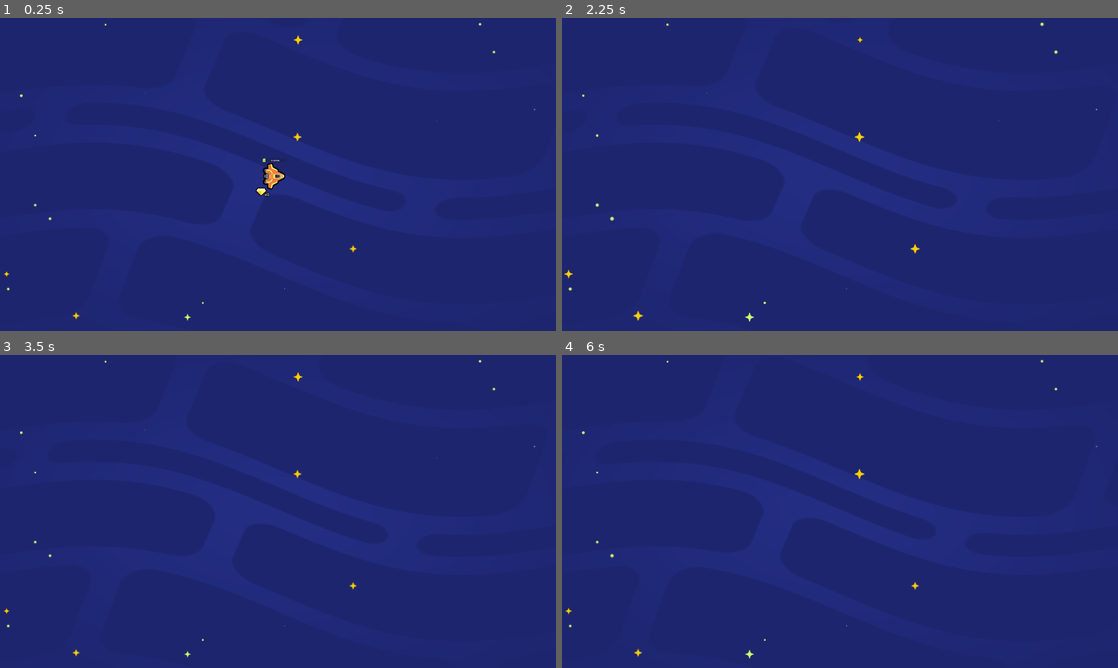
Above: before the commit, frames 1-4 (two rows, left to right).
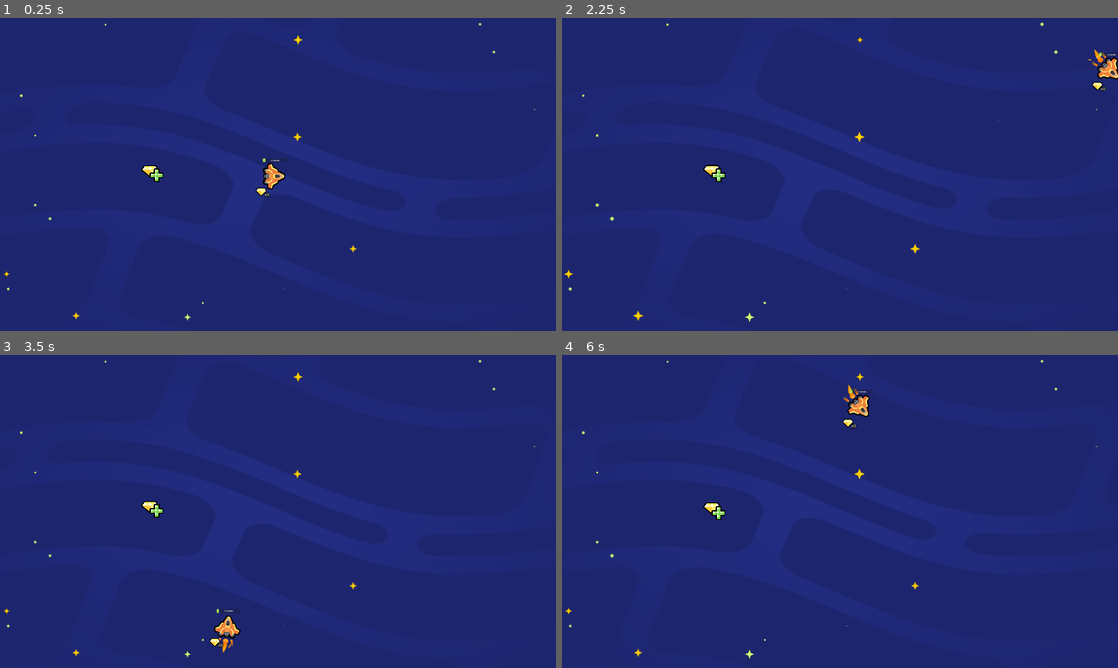
Above: after the commit, the same moments.

Repository: 0Nott/2d-GameDev-Course
Game: Godot game, scene res://lessons/space_level.tscn
Two runs of this game, one before a commit and one after it. Both use one fixed random seed, a clock stepped at 60 frames per second and the inputs below.
Inputs:
- Up to frame 1 (0.25 s): no input
- Up to frame 2 (2.25 s): hold D (move_right) 0.53-1.28 s; hold S (move_down) 1.28-2.03 s; hold D (move_right) from 2.03 s (still down)
- Up to frame 3 (3.5 s): release D (move_right) at 2.78 s; hold W (move_up) from 2.78 s (still down)
- Up to frame 4 (6 s): release W (move_up) at 3.53 s; hold A (move_left) 3.53-5.03 s; hold S (move_down) 5.03-5.78 s; hold D (move_right) from 5.78 s (still down)

The runs differ from the first frame. In frame 1, 0.1% of the frame differs, in the area x 25-30%, y 47-53%; in frame 2, 0.5%; in frame 3, 0.5%, in the area x 25-44%, y 46-96%; in frame 4, 0.5%.

Commit message:
finished m5 besides L7 ((item not spawning randomly)

Diff:
--- a/05.loot_it_all_workbook/lessons/Gem.tscn
+++ b/05.loot_it_all_workbook/lessons/Gem.tscn
@@ -7,6 +7,7 @@
 radius = 31.0
 
 [node name="Gem" type="Area2D" groups=["Gem"]]
+collision_layer = 2
 script = ExtResource("1_oqx6n")
 
 [node name="Sprite2D" type="Sprite2D" parent="."]
--- a/05.loot_it_all_workbook/lessons/Item.gd
+++ b/05.loot_it_all_workbook/lessons/Item.gd
@@ -3,6 +3,18 @@
 
 func _ready() -> void:
 	area_entered.connect(_on_area_entered)
+	play_floating_animation()
+
+
+func play_floating_animation() -> void:
+	var tween := create_tween()
+	tween.set_trans(Tween.TRANS_SINE)
+	var sprite_2d := get_node("Sprite2D")
+	var position_offset := Vector2(0.0, 4.0)
+	var duration = randf_range(0.8, 1.2)
+	tween.tween_property(sprite_2d, "position", position_offset, duration)
+	tween.tween_property(sprite_2d, "position",  -1.0 * position_offset, duration)
+	tween.set_loops()
 
 func _process(delta):
 	pass
--- a/05.loot_it_all_workbook/lessons/health_pack.tscn
+++ b/05.loot_it_all_workbook/lessons/health_pack.tscn
@@ -7,6 +7,7 @@
 radius = 25.0
 
 [node name="HealthPack" type="Area2D" groups=["Healing_item"]]
+collision_layer = 2
 script = ExtResource("1_fc7i7")
 
 [node name="Sprite2D" type="Sprite2D" parent="."]
--- a/05.loot_it_all_workbook/lessons/ship.gd
+++ b/05.loot_it_all_workbook/lessons/ship.gd
@@ -29,6 +29,10 @@
 	if velocity.length() > 0.0:
 		get_node("Sprite2D").rotation = velocity.angle()
 
+	var viewport_size := get_viewport_rect().size
+	position.x = wrapf(position.x, 0, viewport_size.x)
+	position.y = wrapf(position.y, 0, viewport_size.y)
+
 
 func set_gem_count(new_gem_count: int) -> void:
 	gem_count = new_gem_count
--- a/05.loot_it_all_workbook/lessons/ship.tscn
+++ b/05.loot_it_all_workbook/lessons/ship.tscn
@@ -22,6 +22,7 @@
 outline_color = Color(0, 0, 0, 1)
 
 [node name="Ship" type="Area2D"]
+collision_mask = 2
 script = ExtResource("4_p1sls")
 
 [node name="Sprite2D" type="Sprite2D" parent="."]
--- a/05.loot_it_all_workbook/lessons/space_level.tscn
+++ b/05.loot_it_all_workbook/lessons/space_level.tscn
@@ -1,8 +1,10 @@
-[gd_scene load_steps=4 format=3 uid="uid://btkjymc78ap8d"]
+[gd_scene load_steps=6 format=3 uid="uid://btkjymc78ap8d"]
 
 [ext_resource type="PackedScene" uid="uid://dmv50krf4bo5r" path="res://lessons/ship.tscn" id="2_2j1u5"]
-[ext_resource type="PackedScene" path="res://lessons/random_item_placer.tscn" id="3_bgkg0"]
+[ext_resource type="PackedScene" uid="uid://cgrm2k2talld8" path="res://lessons/random_item_placer.tscn" id="3_bgkg0"]
 [ext_resource type="PackedScene" uid="uid://bxfevggvxo634" path="res://assets/background/space_background.tscn" id="3_e6xy1"]
+[ext_resource type="PackedScene" uid="uid://bapuusyxkms1g" path="res://lessons/health_pack.tscn" id="3_n1cgj"]
+[ext_resource type="PackedScene" uid="uid://bq6bqwankupdf" path="res://lessons/Gem.tscn" id="4_0gpt6"]
 
 [node name="Level" type="Node2D"]
 
@@ -12,3 +14,10 @@
 [node name="SpaceBackground" parent="." instance=ExtResource("3_e6xy1")]
 
 [node name="RandomItemPlacer" parent="." instance=ExtResource("3_bgkg0")]
+visible = false
+
+[node name="Gem" parent="." instance=ExtResource("4_0gpt6")]
+position = Vector2(518, 528)
+
+[node name="HealthPack" parent="." instance=ExtResource("3_n1cgj")]
+position = Vector2(541, 542)
